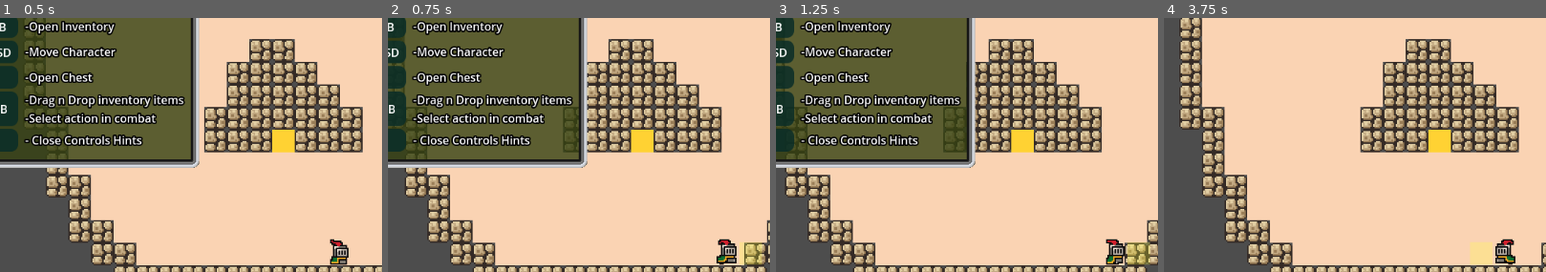
Above: before the commit, frames 1-4 (left to right).
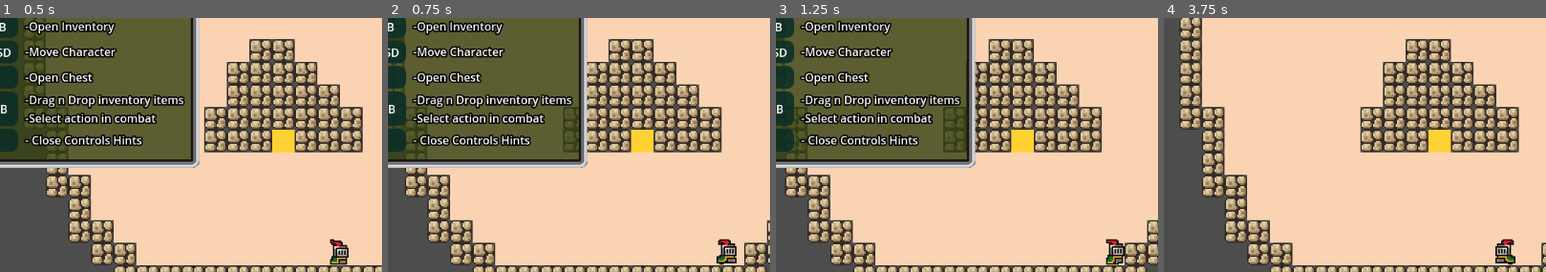
Above: after the commit, the same moments.

Repository: JosiahKey/new-beginnings-version-0.1.0
Game: Godot game, scene res://Scenes/main.tscn
Two runs of this game, one before a commit and one after it. Both use one fixed random seed, a clock stepped at 60 frames per second and the inputs below.
Inputs (mouse positions are % of the whole screen's width and height, from its top left):
- Up to frame 1 (0.5 s): no input
- Up to frame 2 (0.75 s): tap Enter at 0.5 s; move the mouse to (72, 45) at 0.52 s; hold D (move_right) from 0.53 s (still down); click (72, 45) at 0.6 s
- Up to frame 3 (1.25 s): keep holding D (move_right)
- Up to frame 4 (3.75 s): release D (move_right) at 1.25 s; tap Space at 1.25, 2.75 s; drag from (30, 55) to (53, 50) at 1.27 s; tap Enter at 2, 3.5 s; move the mouse to (60, 28) at 2.02 s; hold D (move_right) 2.03-2.75 s; hold T (hidehint) 2.03-2.75 s; drag from (45, 70) to (38, 28) at 2.77 s; move the mouse to (80, 65) at 3.52 s; hold A (move_left) from 3.53 s (still down); hold E (Interact) from 3.53 s (still down)
The pictures show only the part of the screen within x 6-56%, y 4-54%; the shares and areas given below are measured in that part.

Frame 1 is identical in both runs. In frame 2, 0.4% of the frame differs, in the area x 92-98%, y 88-97%; in frame 3, 0.4%; in frame 4, 0.5%, in the area x 80-86%, y 88-97%.
Error in both runs: Attempt to call function 'get_as_text' in base 'null instance' on a null instance. (res://Globals/player_data.gd:53)

Commit message:
bug fixes
-fixed boss combat broken, no background, new actions not available
-disabled debugging player cursor highlights
- changed turn indicator color cus it was bad
-fixed levelup confirm hover color bad
-fixed damage predictions in ui don't account for strength times 10
-fixed exp tween takes too long
-exp to next level formula

Diff:
--- a/Scenes/Combat.tscn
+++ b/Scenes/Combat.tscn
@@ -44,7 +44,7 @@
 radial_accel_max = -2.2351742e-06
 scale_min = 2.0
 scale_max = 3.0
-color = Color(0.65941083, 0.7186916, 0.50382674, 1)
+color = Color(0.78431374, 0.38431373, 0.49803922, 1)
 anim_speed_max = 1.0
 
 [sub_resource type="CanvasItemMaterial" id="CanvasItemMaterial_g4qrr"]
--- a/Scenes/Combat_Boss.tscn
+++ b/Scenes/Combat_Boss.tscn
@@ -1,12 +1,12 @@
-[gd_scene load_steps=31 format=3 uid="uid://kubrcp262ngk"]
+[gd_scene load_steps=26 format=3 uid="uid://kubrcp262ngk"]
 
 [ext_resource type="Script" uid="uid://b6il1p7psq2ex" path="res://Scripts/combat_engine.gd" id="1_6fqac"]
 [ext_resource type="Script" uid="uid://blj1iy4jv62a6" path="res://Scripts/combat_ui.gd" id="2_bo86c"]
-[ext_resource type="Texture2D" uid="uid://nd5e0klyfh44" path="res://Assets/art_assets/combat_forest_background.png" id="3_g6b7o"]
+[ext_resource type="Texture2D" uid="uid://djr8ua8ilrs16" path="res://Assets/art_assets/battleback_Boss.png" id="3_6fqac"]
 [ext_resource type="Texture2D" uid="uid://csqdaq5q7mohx" path="res://Assets/gui_assets/combat_panel.png" id="4_m4mlb"]
 [ext_resource type="Texture2D" uid="uid://bs1lptkd53ppl" path="res://Assets/gui_assets/combat_action_normal.png" id="5_ooosc"]
-[ext_resource type="Texture2D" uid="uid://betaefr4qj004" path="res://Assets/gui_assets/Cursor_Select.png" id="6_cjblw"]
-[ext_resource type="Texture2D" uid="uid://dhrxutin3pvtc" path="res://Assets/gui_assets/combat_action_disabled.png" id="7_w6sab"]
+[ext_resource type="Texture2D" uid="uid://crtvhfoao7ixs" path="res://Assets/gui_assets/combat_action_pressed.png" id="6_6fqac"]
+[ext_resource type="Texture2D" uid="uid://biimfctegb3ig" path="res://Assets/gui_assets/combat_action_hover.png" id="7_bo86c"]
 [ext_resource type="Script" uid="uid://by2hs38c3a488" path="res://Scripts/combat_player.gd" id="8_ioqr7"]
 [ext_resource type="Texture2D" uid="uid://b7m0o5gah5l8t" path="res://Assets/VFX/floaty_32.png" id="9_6wy26"]
 [ext_resource type="SpriteFrames" uid="uid://dwbt0ujgfb83s" path="res://Resources/AnimatedKnight.tres" id="10_64ip1"]
@@ -28,42 +28,6 @@
 
 [sub_resource type="GradientTexture1D" id="GradientTexture1D_aqiim"]
 gradient = SubResource("Gradient_g4qrr")
-
-[sub_resource type="AtlasTexture" id="AtlasTexture_dpwsi"]
-atlas = ExtResource("6_cjblw")
-region = Rect2(0, 0, 32, 32)
-
-[sub_resource type="AtlasTexture" id="AtlasTexture_itjuw"]
-atlas = ExtResource("6_cjblw")
-region = Rect2(32, 0, 32, 32)
-
-[sub_resource type="AtlasTexture" id="AtlasTexture_bg7yd"]
-atlas = ExtResource("6_cjblw")
-region = Rect2(0, 32, 32, 32)
-
-[sub_resource type="AtlasTexture" id="AtlasTexture_nhxhg"]
-atlas = ExtResource("6_cjblw")
-region = Rect2(32, 32, 32, 32)
-
-[sub_resource type="SpriteFrames" id="SpriteFrames_qjnp5"]
-animations = [{
-"frames": [{
-"duration": 1.0,
-"texture": SubResource("AtlasTexture_dpwsi")
-}, {
-"duration": 1.0,
-"texture": SubResource("AtlasTexture_itjuw")
-}, {
-"duration": 1.0,
-"texture": SubResource("AtlasTexture_bg7yd")
-}, {
-"duration": 1.0,
-"texture": SubResource("AtlasTexture_nhxhg")
-}],
-"loop": true,
-"name": &"default",
-"speed": 5.0
-}]
 
 [sub_resource type="CanvasItemMaterial" id="CanvasItemMaterial_jcjnu"]
 particles_animation = true
@@ -121,7 +85,7 @@
 [node name="Background_Image" type="TextureRect" parent="Combat"]
 offset_right = 1080.0
 offset_bottom = 720.0
-texture = ExtResource("3_g6b7o")
+texture = ExtResource("3_6fqac")
 metadata/_edit_lock_ = true
 
 [node name="Sub_Menus" type="HBoxContainer" parent="Combat/Background_Image"]
@@ -256,25 +220,15 @@
 grow_horizontal = 2
 grow_vertical = 2
 
-[node name="action_button" type="Button" parent="Combat/Background_Image/Sub_Menus/Action_Panel/Actions_Container"]
+[node name="action_button" type="TextureButton" parent="Combat/Background_Image/Sub_Menus/Action_Panel/Actions_Container"]
 custom_minimum_size = Vector2(220, 32)
 layout_mode = 2
 size_flags_horizontal = 4
 size_flags_vertical = 4
 action_mode = 0
-
-[node name="NinePatchRect" type="NinePatchRect" parent="Combat/Background_Image/Sub_Menus/Action_Panel/Actions_Container/action_button"]
-layout_mode = 1
-anchors_preset = 15
-anchor_right = 1.0
-anchor_bottom = 1.0
-grow_horizontal = 2
-grow_vertical = 2
-texture = ExtResource("5_ooosc")
-patch_margin_left = 6
-patch_margin_top = 6
-patch_margin_right = 6
-patch_margin_bottom = 6
+texture_normal = ExtResource("5_ooosc")
+texture_pressed = ExtResource("6_6fqac")
+texture_hover = ExtResource("7_bo86c")
 
 [node name="Label" type="Label" parent="Combat/Background_Image/Sub_Menus/Action_Panel/Actions_Container/action_button"]
 layout_mode = 1
@@ -296,30 +250,15 @@
 text = "Attack"
 horizontal_alignment = 1
 
-[node name="AnimatedSprite2D" type="AnimatedSprite2D" parent="Combat/Background_Image/Sub_Menus/Action_Panel/Actions_Container/action_button"]
-position = Vector2(-4, 12)
-sprite_frames = SubResource("SpriteFrames_qjnp5")
-autoplay = "default"
-
-[node name="action_button2" type="Button" parent="Combat/Background_Image/Sub_Menus/Action_Panel/Actions_Container"]
+[node name="action_button2" type="TextureButton" parent="Combat/Background_Image/Sub_Menus/Action_Panel/Actions_Container"]
 custom_minimum_size = Vector2(220, 32)
 layout_mode = 2
 size_flags_horizontal = 4
 size_flags_vertical = 4
 action_mode = 0
-
-[node name="NinePatchRect" type="NinePatchRect" parent="Combat/Background_Image/Sub_Menus/Action_Panel/Actions_Container/action_button2"]
-layout_mode = 1
-anchors_preset = 15
-anchor_right = 1.0
-anchor_bottom = 1.0
-grow_horizontal = 2
-grow_vertical = 2
-texture = ExtResource("7_w6sab")
-patch_margin_left = 6
-patch_margin_top = 6
-patch_margin_right = 6
-patch_margin_bottom = 6
+texture_normal = ExtResource("5_ooosc")
+texture_pressed = ExtResource("6_6fqac")
+texture_hover = ExtResource("7_bo86c")
 
 [node name="Label" type="Label" parent="Combat/Background_Image/Sub_Menus/Action_Panel/Actions_Container/action_button2"]
 layout_mode = 1
@@ -334,11 +273,39 @@
 offset_bottom = 11.5
 grow_horizontal = 2
 grow_vertical = 2
-theme_override_colors/font_color = Color(0.2159017, 0.21590173, 0.2159017, 1)
 theme_override_colors/font_shadow_color = Color(0, 0, 0, 1)
 theme_override_colors/font_outline_color = Color(0, 0, 0, 1)
 theme_override_constants/outline_size = 6
 text = "Heal"
+horizontal_alignment = 1
+
+[node name="action_button3" type="TextureButton" parent="Combat/Background_Image/Sub_Menus/Action_Panel/Actions_Container"]
+custom_minimum_size = Vector2(220, 32)
+layout_mode = 2
+size_flags_horizontal = 4
+size_flags_vertical = 4
+action_mode = 0
+texture_normal = ExtResource("5_ooosc")
+texture_pressed = ExtResource("6_6fqac")
+texture_hover = ExtResource("7_bo86c")
+
+[node name="Label" type="Label" parent="Combat/Background_Image/Sub_Menus/Action_Panel/Actions_Container/action_button3"]
+layout_mode = 1
+anchors_preset = 8
+anchor_left = 0.5
+anchor_top = 0.5
+anchor_right = 0.5
+anchor_bottom = 0.5
+offset_left = -110.0
+offset_top = -11.5
+offset_right = 110.0
+offset_bottom = 11.5
+grow_horizontal = 2
+grow_vertical = 2
+theme_override_colors/font_shadow_color = Color(0, 0, 0, 1)
+theme_override_colors/font_outline_color = Color(0, 0, 0, 1)
+theme_override_constants/outline_size = 6
+text = "Attack All"
 horizontal_alignment = 1
 
 [node name="Info_Panels" type="VBoxContainer" parent="Combat/Background_Image/Sub_Menus/Action_Panel"]
@@ -540,8 +507,5 @@
 volume_db = -6.0
 bus = &"SFX"
 
-[connection signal="pressed" from="Combat/Background_Image/Sub_Menus/Action_Panel/Actions_Container/action_button" to="Combat" method="_on_action_button_pressed"]
-[connection signal="pressed" from="Combat/Background_Image/Sub_Menus/Action_Panel/Info_Panels/Confirm/H/back" to="Combat" method="_on_back_pressed"]
-[connection signal="pressed" from="Combat/Background_Image/Sub_Menus/Action_Panel/Info_Panels/Confirm/H/confirm_btn" to="Combat" method="_on_confirm_btn_pressed"]
 [connection signal="animation_finished" from="Combat/Background_Image/Player/Player_Sprite" to="Combat" method="_on_player_sprite_animation_finished"]
 [connection signal="visibility_changed" from="Combat/Reward" to="Combat" method="_on_reward_visibility_changed"]
--- a/Scenes/Templates/Enemy.tscn
+++ b/Scenes/Templates/Enemy.tscn
@@ -22,7 +22,7 @@
 radial_accel_max = -2.2351742e-06
 scale_min = 2.0
 scale_max = 3.0
-color = Color(1, 1, 0.5019608, 1)
+color = Color(0.78431374, 0.38431373, 0.49803922, 1)
 anim_speed_max = 1.0
 
 [sub_resource type="CanvasItemMaterial" id="CanvasItemMaterial_1ovw4"]
--- a/Scenes/UI/levelup.tscn
+++ b/Scenes/UI/levelup.tscn
@@ -7,7 +7,10 @@
 bg_color = Color(0.37651217, 0.3442383, 0.14591482, 1)
 
 [sub_resource type="StyleBoxFlat" id="StyleBoxFlat_4ccv0"]
-bg_color = Color(0.7930148, 0.5355503, 0.29751304, 1)
+bg_color = Color(0.6627451, 0.43529412, 0.21960784, 1)
+
+[sub_resource type="StyleBoxFlat" id="StyleBoxFlat_rdjby"]
+bg_color = Color(0.7921569, 0.5372549, 0.29803923, 1)
 
 [node name="Levelup" type="CanvasLayer"]
 script = ExtResource("1_xnco0")
@@ -83,9 +86,7 @@
 theme_override_constants/line_spacing = -7
 theme_override_constants/outline_size = 6
 theme_override_font_sizes/font_size = 18
-text = "Choose
-A
-Reward"
+text = "Choose"
 horizontal_alignment = 1
 vertical_alignment = 1
 
@@ -108,6 +109,7 @@
 [node name="confirm" type="Button" parent="N/V"]
 layout_mode = 2
 theme_override_styles/normal = SubResource("StyleBoxFlat_4ccv0")
+theme_override_styles/hover = SubResource("StyleBoxFlat_rdjby")
 text = "CONFIRM
 "
 
--- a/Scripts/UI/levelup.gd
+++ b/Scripts/UI/levelup.gd
@@ -1,7 +1,7 @@
 extends CanvasLayer
 
 @onready var label:= $N/V/StatChange/Label
-var choice := "none"
+var choice := "Health"
 
 func  _ready() -> void:
 	SignalBus.connect("levelup", Callable(self, "levelup"))
--- a/Scripts/UI/stat_panel.gd
+++ b/Scripts/UI/stat_panel.gd
@@ -30,8 +30,8 @@
 	spd_label.text = str(PlayerData.get_total_speed())
 	max_hp_label.text = str(int(PlayerData.stat_data["Current_hp"])) + " / " + str(int(
 		PlayerData.stat_data["Total_hp"]))
-	dmg_label.text = str(int(PlayerData.stat_data["Total_equipped_damage_min"] + PlayerData.get_total_stength())) + " - " + str(int(
-						PlayerData.stat_data["Total_equipped_damage_max"]+ PlayerData.get_total_stength()))
+	dmg_label.text = str(int(PlayerData.stat_data["Total_equipped_damage_min"] + PlayerData.get_total_stength())*10) + " - " + str(int(
+						PlayerData.stat_data["Total_equipped_damage_max"]+ PlayerData.get_total_stength()*10))
 	weight_label.text = str(int(PlayerData.stat_data["Total_equipped_weight"]))
 	exp_bar_label.text = str(int(PlayerData.stat_data["Experience"])) + " / " + str(int(PlayerData.stat_data["Exp_to_next_level"]))
 	exp_bar.max_value = PlayerData.stat_data["Exp_to_next_level"]
--- a/Scripts/combat_ui.gd
+++ b/Scripts/combat_ui.gd
@@ -29,8 +29,8 @@
 	SignalBus.connect("num_enemies_changed", Callable(self, "update_enemy_info"))
 
 	damage_label.text = "Damage: "+ str(
-		int(PlayerData.stat_data["Total_equipped_damage_min"] + PlayerData.get_total_stength())) + "-" + str(
-		int(PlayerData.stat_data["Total_equipped_damage_max"] + PlayerData.get_total_stength()))
+		int(PlayerData.stat_data["Total_equipped_damage_min"] + PlayerData.get_total_stength()*10)) + "-" + str(
+		int(PlayerData.stat_data["Total_equipped_damage_max"] + PlayerData.get_total_stength()*10))
 	hit_label.text = "Chance to hit: " + str(int(PlayerData.stat_data["Accuracy"])) + "%"
 	exp_label.text = "EXP: " + str(int(PlayerData.stat_data["Experience"])) + " / " + str(int(PlayerData.stat_data["Exp_to_next_level"]))
 	hp_bar.max_value = PlayerData.stat_data["Total_hp"]
@@ -64,13 +64,12 @@
 
 	if(PlayerData.stat_data["Experience"] >= PlayerData.stat_data["Exp_to_next_level"]):
 		PlayerData.stat_data["Level"] += 1
-		PlayerData.stat_data["Exp_to_next_level"] = float(int(PlayerData.stat_data["Exp_to_next_level"] * (PlayerData.stat_data["Level"] ** 2)-(600 * PlayerData.stat_data["Level"])))
-		print(PlayerData.stat_data["Exp_to_next_level"])
+		PlayerData.stat_data["Exp_to_next_level"] = float(int(600 * (PlayerData.stat_data["Level"] ** 2)-(600 * PlayerData.stat_data["Level"])))
 		exptween.tween_property(exp_bar, "value", exp_bar.max_value, 1.5).set_ease(Tween.EASE_OUT)
 		await exptween.finished
 		SignalBus.levelup.emit()
 	else:
-		exptween.tween_property(exp_bar, "value", newexp, 1.5).set_ease(Tween.EASE_OUT)
+		exptween.tween_property(exp_bar, "value", newexp, 1.0).set_ease(Tween.EASE_OUT)
 	$Reward/N/V/exp_reward/Lvl_Text/stat_label.text = "Level " + str(PlayerData.stat_data["Level"])
 
 	await exptween.finished
@@ -102,8 +101,8 @@
 func _on_action_button_pressed() -> void:
 	if players_turn== true:
 		damage_label.text = "Damage: "+ str(
-		int(PlayerData.stat_data["Total_equipped_damage_min"] + PlayerData.get_total_stength())) + "-" + str(
-		int(PlayerData.stat_data["Total_equipped_damage_max"] + PlayerData.get_total_stength()))
+		int(PlayerData.stat_data["Total_equipped_damage_min"] + PlayerData.get_total_stength()*10)) + "-" + str(
+		int(PlayerData.stat_data["Total_equipped_damage_max"] + PlayerData.get_total_stength()*10))
 		hit_label.text = "Chance to hit: " + str(int(PlayerData.stat_data["Accuracy"])) + "%"
 		$Background_Image/Sub_Menus/Action_Panel/Info_Panels.visible = true
 
--- a/Scripts/player.gd
+++ b/Scripts/player.gd
@@ -25,12 +25,18 @@
 		# Check for input and set the input direction
 		if Input.is_action_pressed("move_up"):
 			input_direction.y -= 1
+			timer.paused = false
 		if Input.is_action_pressed("move_down"):
 			input_direction.y += 1
+			timer.paused = false
 		if Input.is_action_pressed("move_left"):
 			input_direction.x -= 1
+			timer.paused = false
 		if Input.is_action_pressed("move_right"):
 			input_direction.x += 1
+			timer.paused = false
+		else:
+			timer.paused = false
 
 		#Flip Sprite
 		if input_direction.x > 0:
@@ -59,7 +65,7 @@
 		move_and_slide()
 
 		# Update highlight visibility based on input direction
-		update_highlight_visibility(input_direction)
+		#update_highlight_visibility(input_direction)
 
 # Function to update the visibility of the highlight ColorRects
 func update_highlight_visibility(direction: Vector2):
@@ -71,18 +77,12 @@
 	# control direction && control timer
 	if direction.x > 0:
 		r_highlight.visible = true  # Right
-		timer.paused = false
 	elif direction.x < 0:
 		l_highlight.visible = true  # Left
-		timer.paused = false
 	elif direction.y > 0:
 		d_highlight.visible = true  # Down
-		timer.paused = false
 	elif direction.y < 0:
 		u_highlight.visible = true  # Up
-		timer.paused = false
-	else:
-		timer.paused = true
 
 func _on_encounter_timeout() -> void:
 	randomize()
--- a/Scripts/player_no_encounters.gd
+++ b/Scripts/player_no_encounters.gd
@@ -51,7 +51,7 @@
 		move_and_slide()
 
 		# Update highlight visibility based on input direction
-		update_highlight_visibility(input_direction)
+		#update_highlight_visibility(input_direction)
 
 # Function to update the visibility of the highlight ColorRects
 func update_highlight_visibility(direction: Vector2):
Binary file added: Assets/art_assets/battleback_Boss.png
Not shown, added: Assets/art_assets/battleback_Boss.png.import
Not shown: 1 places in Scenes/UI/levelup.tscn that only renumber resources
